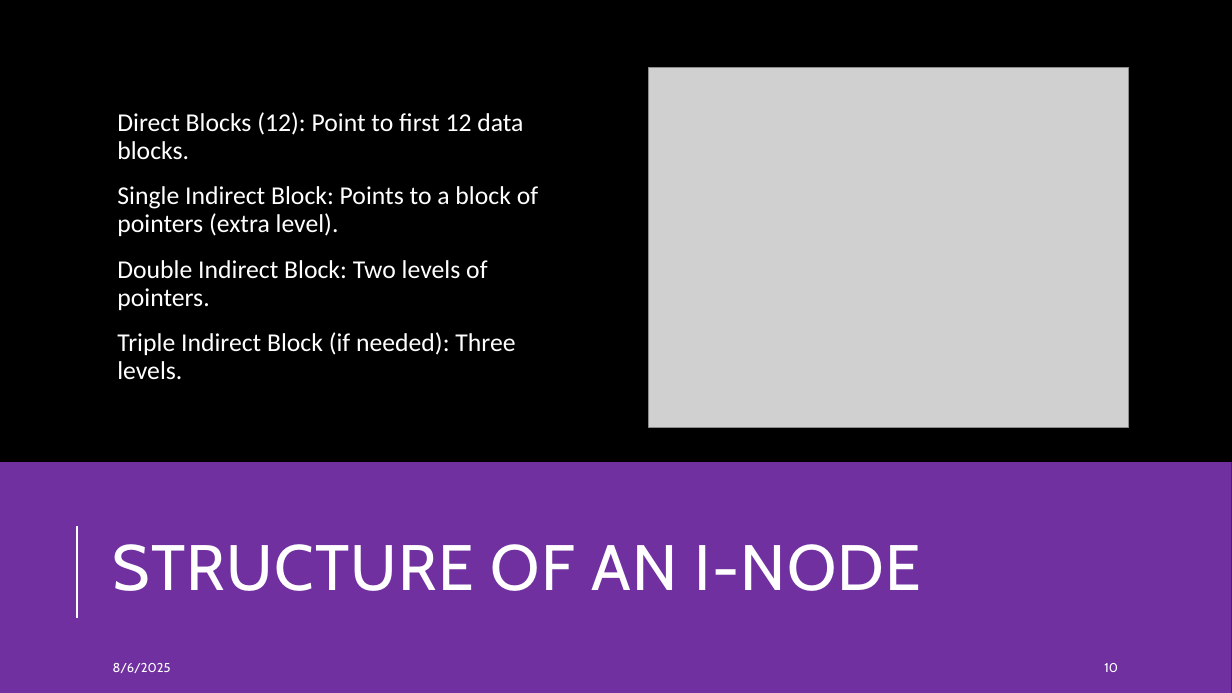
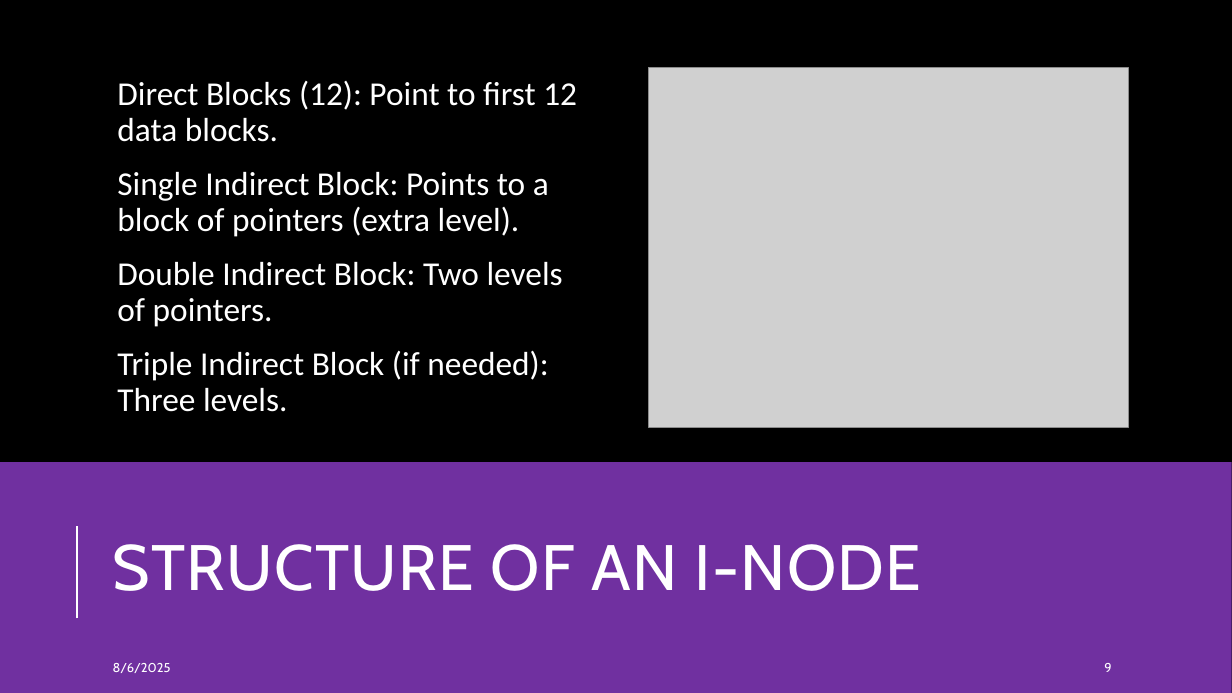
Before and after one commit to AyuTUL/IV, a slide deck: slide 9 of OS/Linked-List Allocation Using a Table in Memory.pptx (slide 10 before the commit). Drawn at 1232x693 pixels with LibreOffice and Linux fonts; fonts in the diff are those of the drawing; grey boxes stand for pictures. Boxes give left, top, right and bottom in pixels: in the first picture for what was removed or moved away, otherwise in the second. Text is boxed around its words. In the diff, an @@ line names an element or a change of style, - is before the commit and + after.

```diff
--- a/OS/Linked-List Allocation Using a Table in Memory.pptx
+++ b/OS/Linked-List Allocation Using a Table in Memory.pptx
@@ text "Direct Blocks (12): Point to ..." at box(117, 81, 577, 412): size 20 to 26 pt @@
@@ page number at box(1104, 663, 1111, 672): text changed @@
-10
+9
```
Also in this commit, not shown: 10 other slides changed, 1 slide removed.
